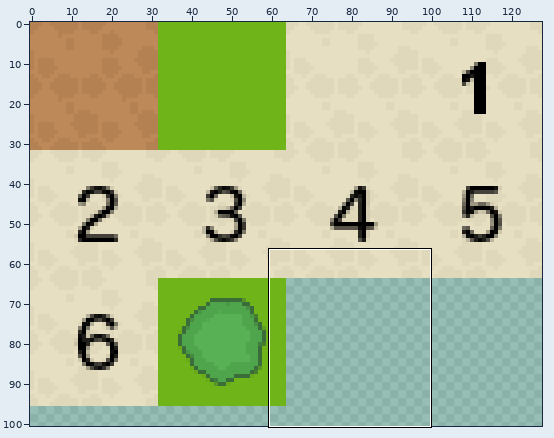
One commit to this sprite sheet: MineRunner/images/maptiles.png. Above, an overview of the earlier version with the close-up marked.
Close-up. Old version:
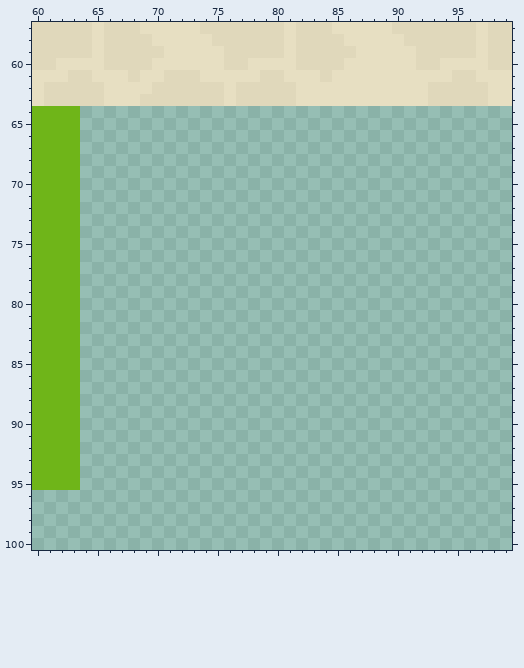
The file is 128x128 pixels. Colours within 5 levels of each other are drawn and written as one. Shown: x 60..99, y 57..100. The wide view leaves out empty margins.
The result:
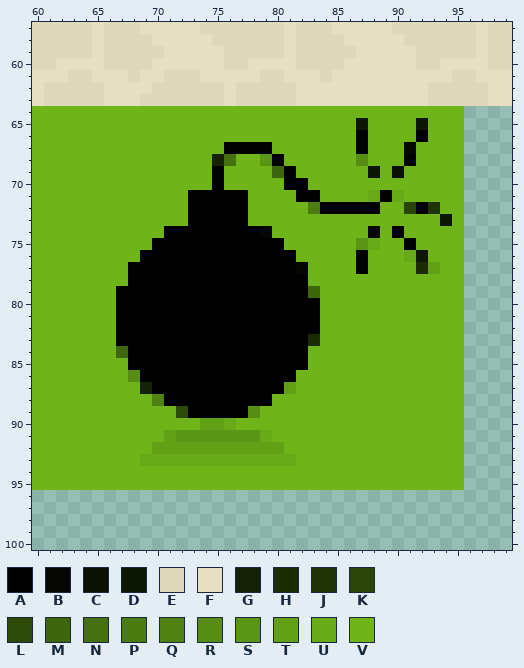
Palette (. is transparent): A #000000  B #060605  C #0a1102  D #0e1703  E #e0d8bb  F #e7dfc2  G #152205  H #1c2d06  J #1f3307  K #2a4409  L #2d4a0a  M #3e660e  N #457110  P #4c7c11  Q #508212  R #578d14  S #5b9515  T #62a016  U #68aa18  V #6fb519
The exact change:
Changed rows in their new state; - is an unchanged pixel.
first column x 64:
 64 VVVVVVVVVVVVVVVVVVVVVVVVVVVVVVVV
 65 VVVVVVVVVVVVVVVVVVVVVVVDVVVVDVVV
 66 VVVVVVVVVVVVVVVVVVVVVVVAVVVVAVVV
 67 VVVVVVVVVVVVAAAAVVVVVVVAVVVBVVVV
 68 VVVVVVVVVVVGNVVSAVVVVVVRVVVAVVVV
 69 VVVVVVVVVVVAVVVVMAVVVVVVDVCVVVVV
 70 VVVVVVVVVVVAVVVVVAAVVVVVVVVVVVVV
 71 VVVVVVVVVAAAAAVVVVAAVVVVUAUVVVVV
 72 VVVVVVVVVAAAAAVVVVVPAAAAAVVKAJVV
 73 VVVVVVVVVAAAAAVVVVVVVVVVVVVVVVDV
 74 VVVVVVVAAAAAAAABVVVVVVVVBVAVVVVV
 75 VVVVVVAAAAAAAAAAAVVVVVVSUVVAVVVV
 76 VVVVVAAAAAAAAAAAAAVVVVVAVVVUDVVV
 77 VVVVAAAAAAAAAAAAAABVVVVAVVVVHTVV
 78 VVVVAAAAAAAAAAAAAAAVVVVVVVVVVVVV
 79 VVVAAAAAAAAAAAAAAAAMVVVVVVVVVVVV
 80 VVVAAAAAAAAAAAAAAAAAVVVVVVVVVVVV
 81 VVVAAAAAAAAAAAAAAAAAVVVVVVVVVVVV
 82 VVVAAAAAAAAAAAAAAAAAVVVVVVVVVVVV
 83 VVVAAAAAAAAAAAAAAAAHVVVVVVVVVVVV
 84 VVVMAAAAAAAAAAAAAAAVVVVVVVVVVVVV
 85 VVVVAAAAAAAAAAAAAAAVVVVVVVVVVVVV
 86 VVVVRAAAAAAAAAAAAAVVVVVVVVVVVVVV
 87 VVVVVGAAAAAAAAAAATVVVVVVVVVVVVVV
 88 VVVVVVQAAAAAAAAAVVVVVVVVVVVVVVVV
 89 VVVVVVVVLAAAAARVVVVVVVVVVVVVVVVV
 90 VVVVVVVVVVTTUVVVVVVVVVVVVVVVVVVV
 91 VVVVVVVTSSSSSSSUVVVVVVVVVVVVVVVV
 92 VVVVVVTTTTTTTTTTTVVVVVVVVVVVVVVV
 93 VVVVVUUUUUUUUUUUUUVVVVVVVVVVVVVV
 94 VVVVVVVVVVVVVVVVVVVVVVVVVVVVVVVV
 95 VVVVVVVVVVVVVVVVVVVVVVVVVVVVVVVV
